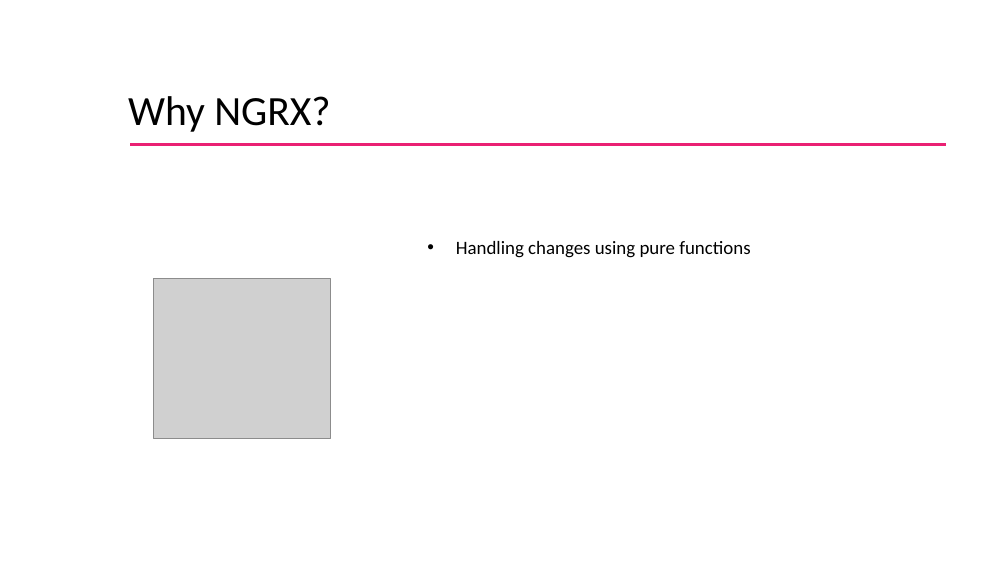
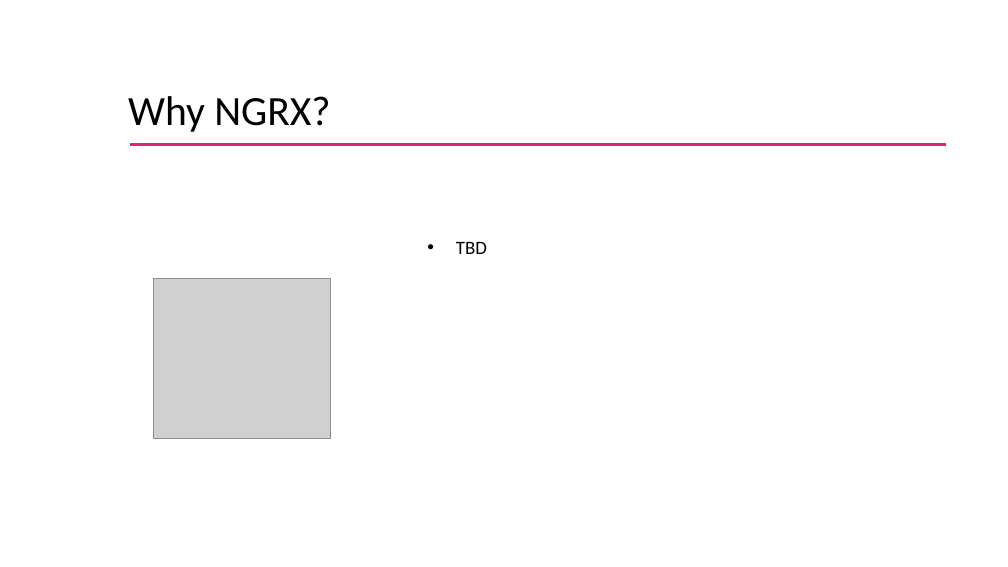
Before and after one commit to rkrandhir/globalForm, a slide deck: slide 11 of NGRX_tech_session.pptx. Drawn at 1008x567 pixels with LibreOffice and Linux fonts; fonts in the diff are those of the drawing; grey boxes stand for pictures; background and template pictures are left out. Boxes give left, top, right and bottom in pixels: in the first picture for what was removed or moved away, otherwise in the second. Text is boxed around its words. In the diff, an @@ line names an element or a change of style, - is before the commit and + after.

```diff
--- a/NGRX_tech_session.pptx
+++ b/NGRX_tech_session.pptx
@@ text at (456,242,487,254): text changed @@
-• Handling changes using pure functions
+• TBD
```
Also in this commit, not shown: 1 other slide changed, 2 slides added, 1 slide removed.
